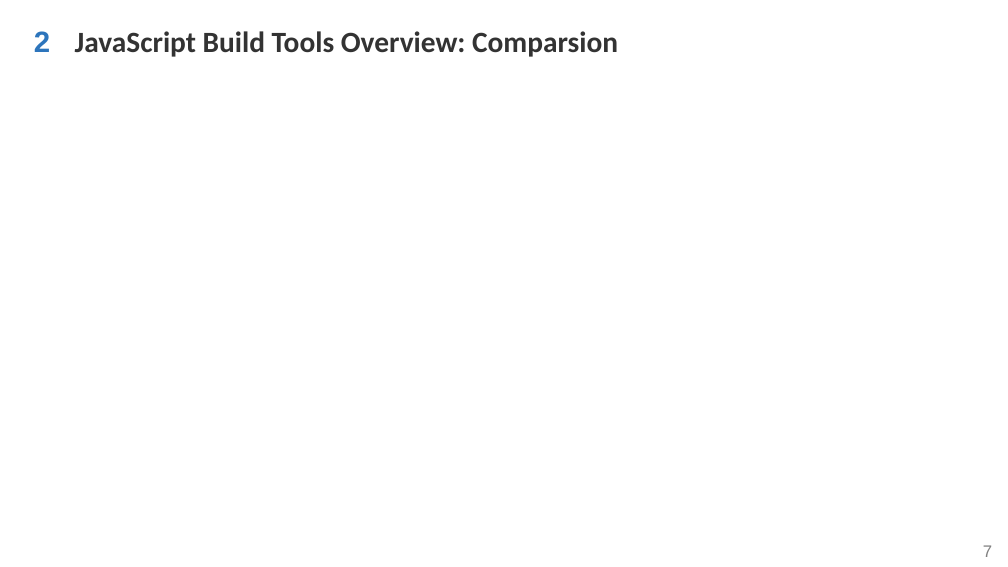
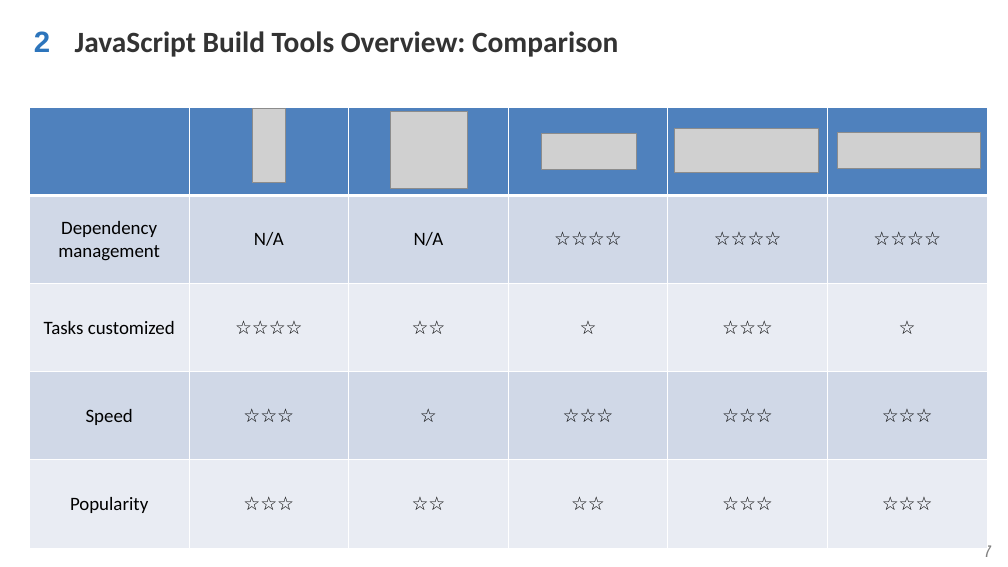
Before and after one commit to WenhaoXu/full-stack-web-course, a slide deck: slide 7 of engineering/2017/Gulp.pptx. Drawn at 1008x567 pixels with LibreOffice and Linux fonts; fonts in the diff are those of the drawing; grey boxes stand for pictures; background and template pictures are left out. Boxes give left, top, right and bottom in pixels: in the first picture for what was removed or moved away, otherwise in the second. Text is boxed around its words. In the diff, an @@ line names an element or a change of style, - is before the commit and + after.

```diff
--- a/engineering/2017/Gulp.pptx
+++ b/engineering/2017/Gulp.pptx
@@ text at (75, 31, 618, 57): text changed @@
-JavaScript Build Tools Overview: Comparsion
+JavaScript Build Tools Overview: Comparison
@@ table added at (29, 107, 987, 548), 5 rows, 6 columns @@
+ |  |  |  |  | 
+Dependency management | N/A | N/A | ☆☆☆☆ | ☆☆☆☆ | ☆☆☆☆
+Tasks customized | ☆☆☆☆ | ☆☆ | ☆ | ☆☆☆ | ☆
+Speed | ☆☆☆ | ☆ | ☆☆☆ | ☆☆☆ | ☆☆☆
+Popularity | ☆☆☆ | ☆☆ | ☆☆ | ☆☆☆ | ☆☆☆
@@ picture added at (252, 109, 285, 183) @@
@@ picture added at (391, 111, 468, 188) @@
@@ picture added at (541, 133, 636, 170) @@
@@ picture added at (675, 129, 818, 172) @@
@@ picture added at (838, 132, 980, 169) @@
```
Also in this commit, not shown: 1 other slide changed, 15 slides added, 4 slides removed.
